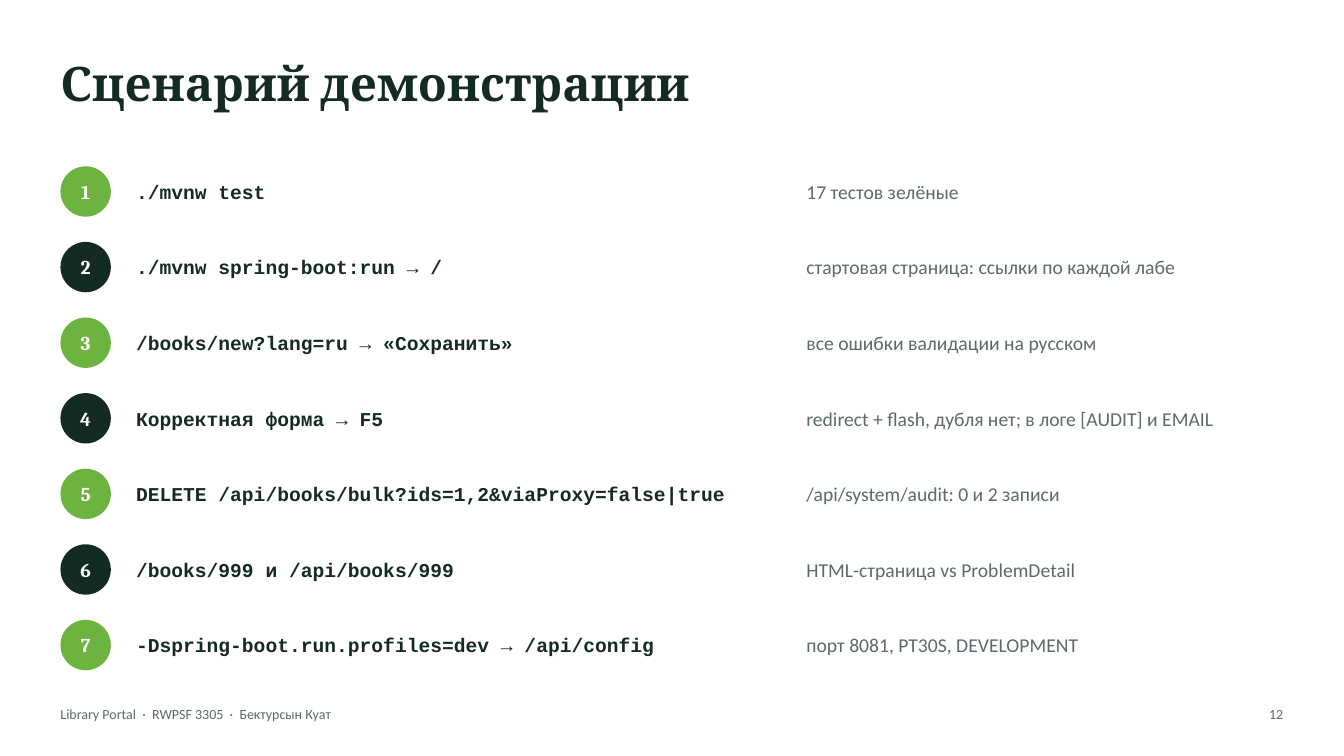
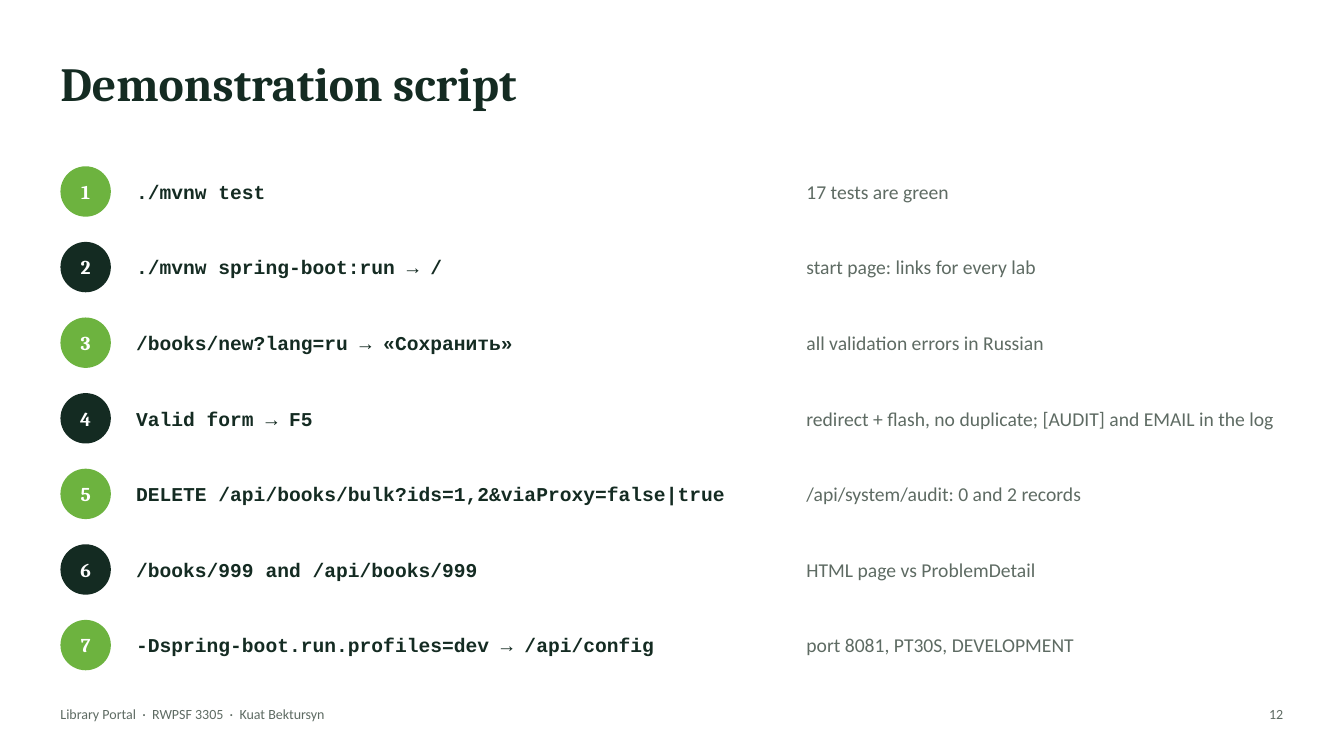
Before and after one commit to AkAyu44/library-portal, a slide deck: slide 12 of docs/Defense_Presentation.pptx. Drawn at 1344x756 pixels with LibreOffice and Linux fonts; fonts in the diff are those of the drawing. Boxes give left, top, right and bottom in pixels: in the first picture for what was removed or moved away, otherwise in the second. Text is boxed around its words. In the diff, an @@ line names an element or a change of style, - is before the commit and + after.

```diff
--- a/docs/Defense_Presentation.pptx
+++ b/docs/Defense_Presentation.pptx
@@ text at [60,68,516,111]: text changed @@
-Сценарий демонстрации
+Demonstration script
@@ text at [806,186,949,203]: text changed @@
-17 тестов зелёные
+17 tests are green
@@ text at [806,260,1035,278]: text changed @@
-стартовая страница: ссылки по каждой лабе
+start page: links for every lab
@@ text at [806,336,1044,350]: text changed @@
-все ошибки валидации на русском
+all validation errors in Russian
@@ text at [136,412,313,427]: text changed @@
-Корректная форма → F5
+Valid form → F5
@@ text at [806,412,1273,430]: text changed @@
-redirect + flash, дубля нет; в логе [AUDIT] и EMAIL
+redirect + flash, no duplicate; [AUDIT] and EMAIL in the log
@@ text at [806,487,1081,504]: text changed @@
-/api/system/audit: 0 и 2 записи
+/api/system/audit: 0 and 2 records
@@ text at [136,563,478,581]: text changed @@
-/books/999 и /api/books/999
+/books/999 and /api/books/999
@@ text at [806,563,1035,581]: text changed @@
-HTML-страница vs ProblemDetail
+HTML page vs ProblemDetail
@@ text at [806,638,1074,655]: text changed @@
-порт 8081, PT30S, DEVELOPMENT
+port 8081, PT30S, DEVELOPMENT
@@ text at [60,709,324,721]: text changed @@
-Library Portal · RWPSF 3305 · Бектурсын Куат
+Library Portal · RWPSF 3305 · Kuat Bektursyn
```
Also in this commit, not shown: 13 other slides changed, 4 other files.
